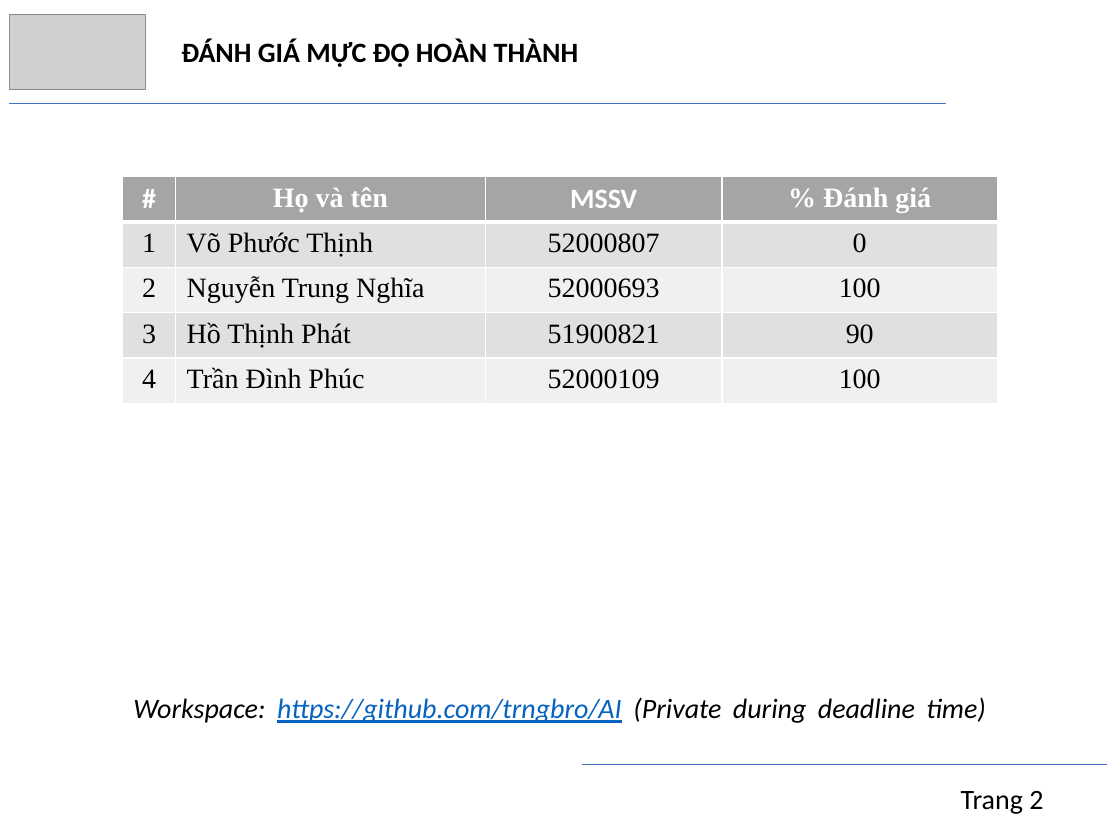
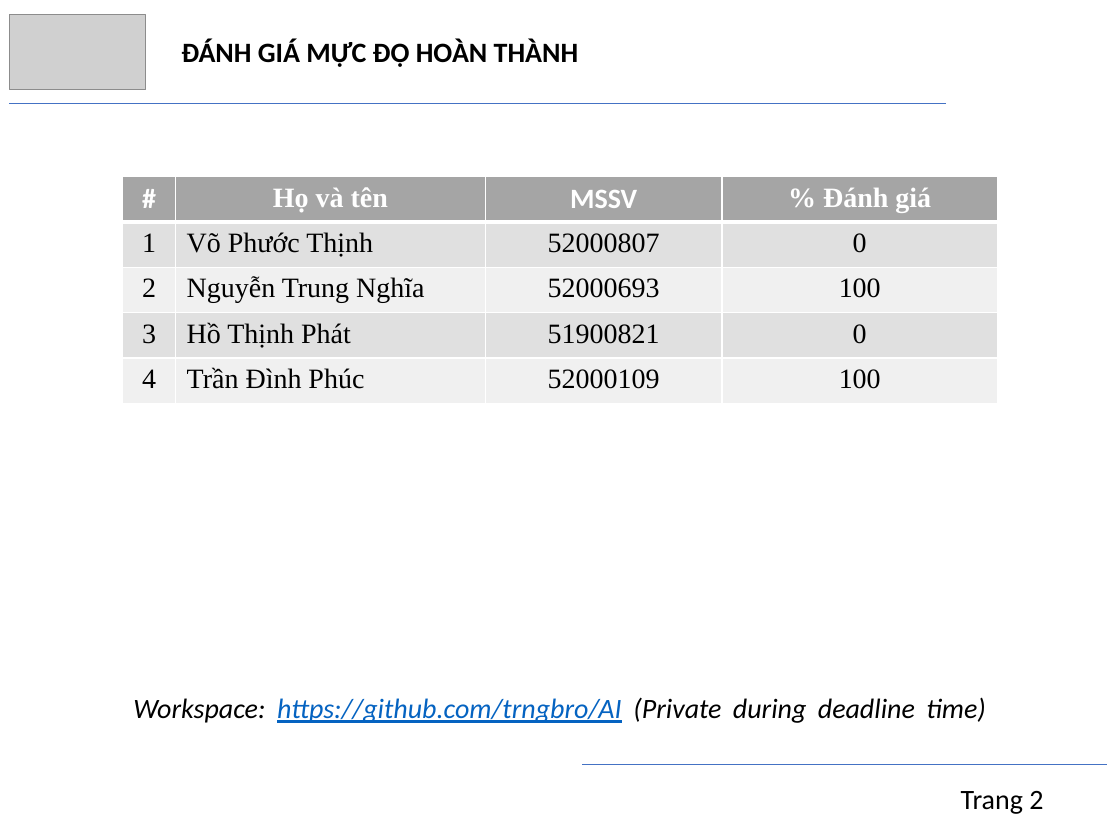
Before and after one commit to trngbro/AI, a slide deck: slide 3 of present/progress/presentation.pptx. Drawn at 1120x840 pixels with LibreOffice and Linux fonts; fonts in the diff are those of the drawing; grey boxes stand for pictures. Boxes give left, top, right and bottom in pixels: in the first picture for what was removed or moved away, otherwise in the second. Text is boxed around its words. In the diff, an @@ line names an element or a change of style, - is before the commit and + after.

```diff
--- a/present/progress/presentation.pptx
+++ b/present/progress/presentation.pptx
@@ table at <box>122,177,997,404</box> @@
-row 4, column 4: 90
+row 4, column 4: 0
```
Also in this commit, not shown: 16 other slides changed, 3 other files.
